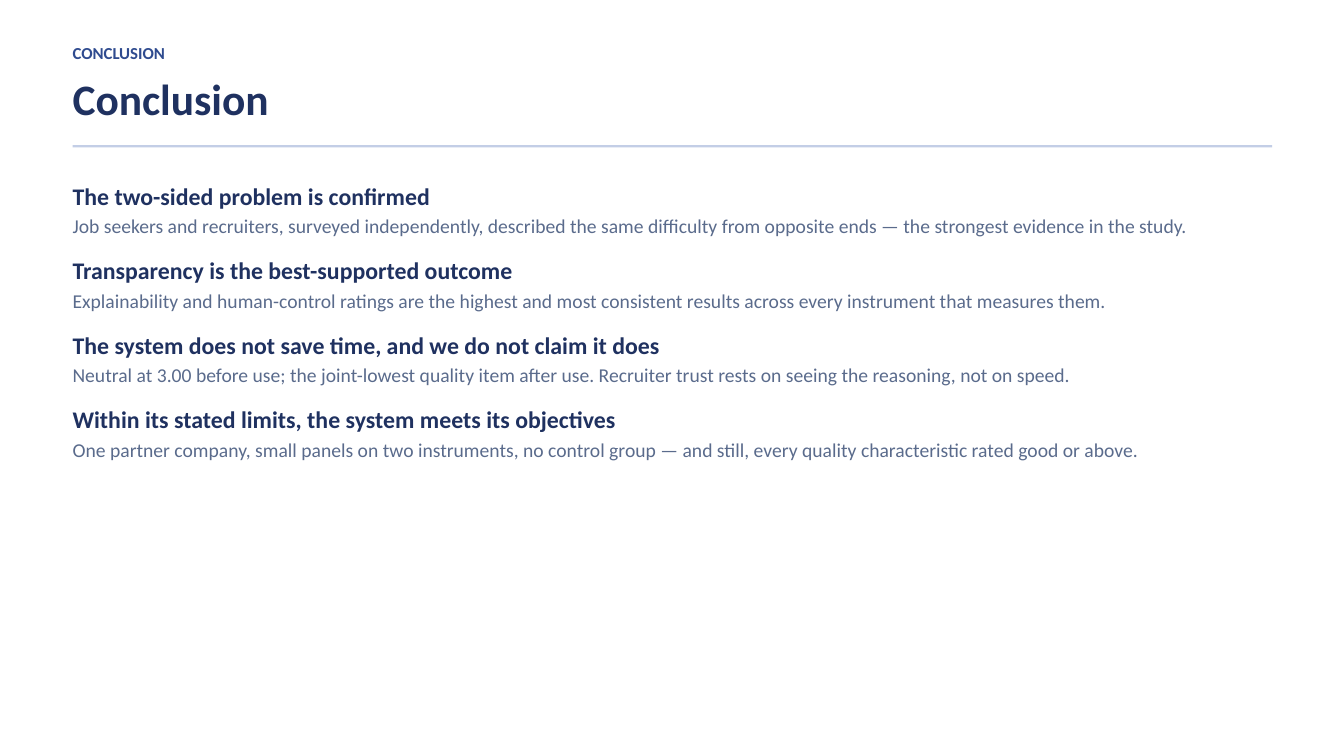
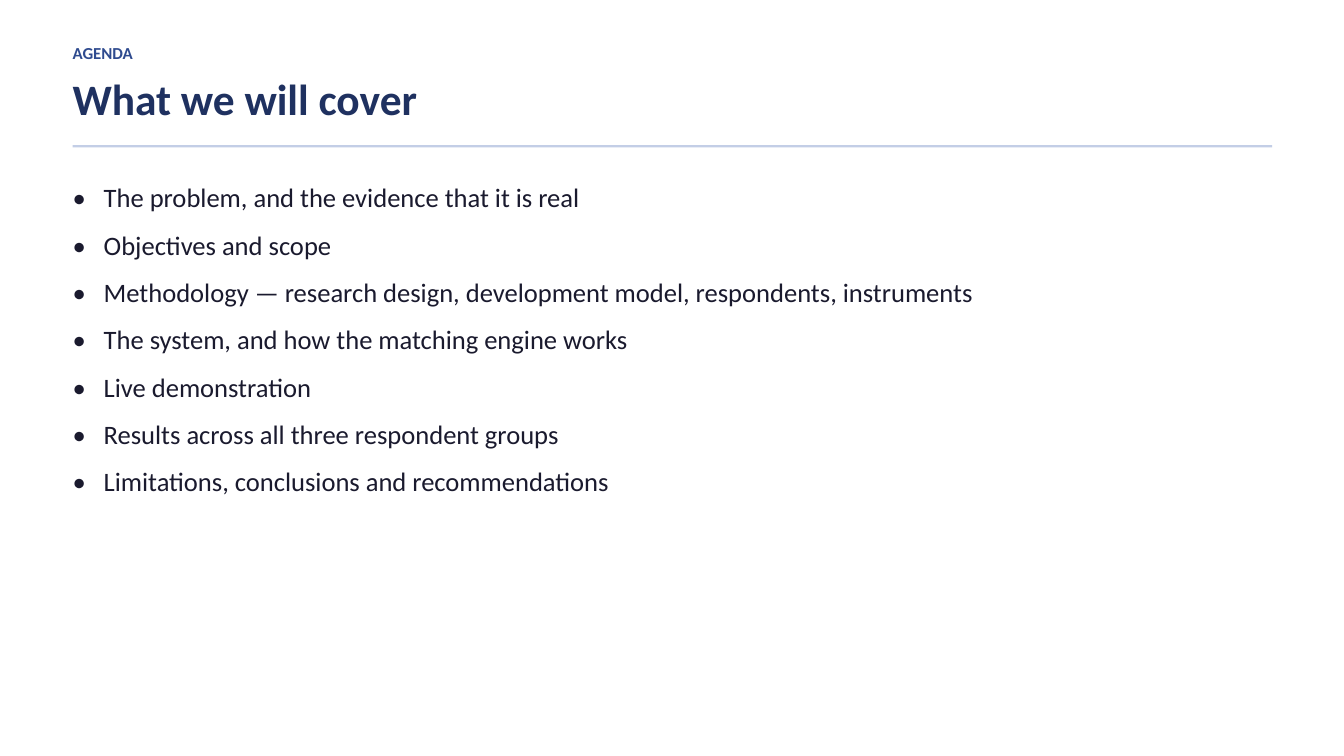
Before and after one commit to Talenss/CapstoneWebsite, a slide deck: slide 2 of 05_Website_Angular/docs/Linaw-PH-Defence-Presentation.pptx (slide 20 before the commit). Drawn at 1344x756 pixels with LibreOffice and Linux fonts; fonts in the diff are those of the drawing. Boxes give left, top, right and bottom in pixels: in the first picture for what was removed or moved away, otherwise in the second. Text is boxed around its words. In the diff, an @@ line names an element or a change of style, - is before the commit and + after.

```diff
--- a/05_Website_Angular/docs/Linaw-PH-Defence-Presentation.pptx
+++ b/05_Website_Angular/docs/Linaw-PH-Defence-Presentation.pptx
@@ text at <box>73,48,133,59</box>: text changed @@
-CONCLUSION
+AGENDA
@@ text at <box>73,84,417,116</box>: text changed @@
-Conclusion
+What we will cover
@@ text at <box>104,188,973,494</box>: text changed; size 14 to 19 pt; text colour #5A6B8C to #1A1A2E @@
-The two-sided problem is confirmed
-Job seekers and recruiters, surveyed independently, described the same difficulty from opposite ends — the strongest evidence in the study.
-Transparency is the best-supported outcome
-Explainability and human-control ratings are the highest and most consistent results across every instrument that measures them.
-The system does not save time, and we do not claim it does
-Neutral at 3.00 before use; the joint-lowest quality item after use. Recruiter trust rests on seeing the reasoning, not on speed.
-Within its stated limits, the system meets its objectives
-One partner company, small panels on two instruments, no control group — and still, every quality characteristic rated good or above.
+• The problem, and the evidence that it is real
+• Objectives and scope
+• Methodology — research design, development model, respondents, instruments
+• The system, and how the matching engine works
+• Live demonstration
+• Results across all three respondent groups
+• Limitations, conclusions and recommendations
```
Also in this commit, not shown: 4 other slides changed, 18 slides added, 18 slides removed, 5 other files.
